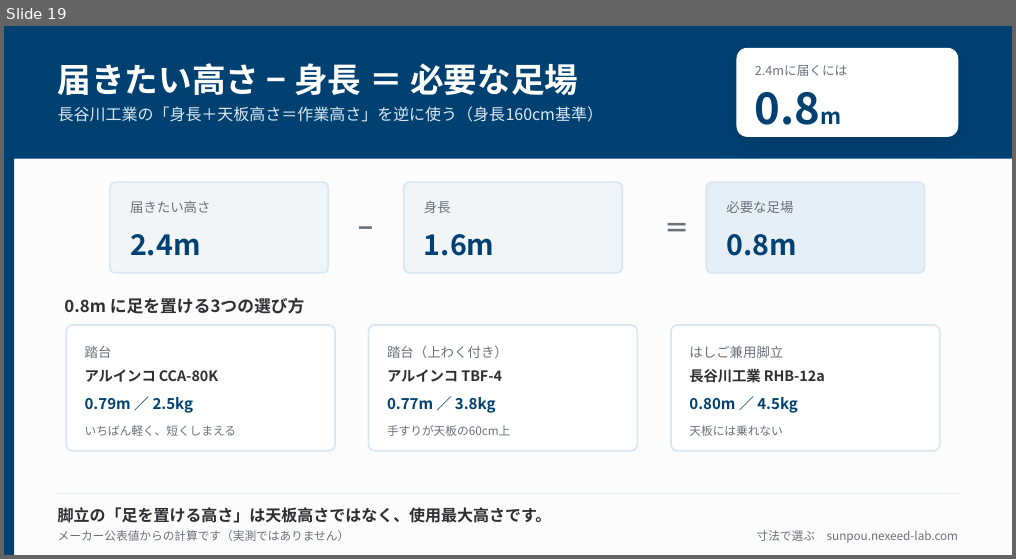
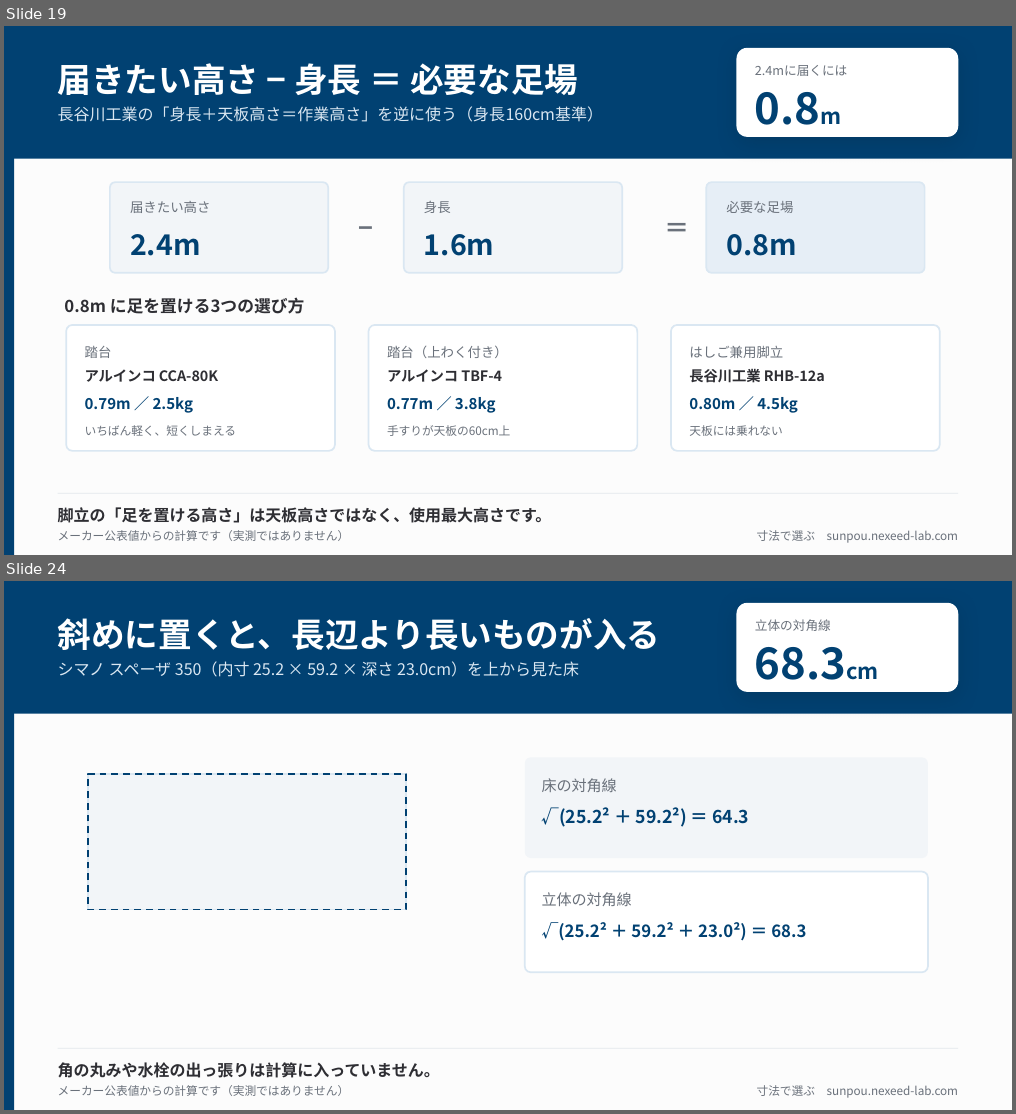
Before and after one commit to oshima0627/sunpou, a slide deck: site/public/img/figures.pptx. Shown one above the other, each under a label of ours: slide 19 before the commit, slides 19 and 24 after it; the slides between them are not shown. The pictures are 1016x559 and 1016x1114 pixels, drawn with LibreOffice and Linux fonts; fonts in the diff are those of the drawing. Boxes give left, top, right and bottom in pixels: in the first picture for what was removed or moved away, otherwise in the second. Text is boxed around its words. In the diff, an @@ line names an element or a change of style, - is before the commit and + after.

```diff
--- a/site/public/img/figures.pptx
+++ b/site/public/img/figures.pptx
@@ slide 24 added at (4, 581, 1012, 1110), background #FFFFFF @@
@@ rectangle added at (4, 581, 1012, 1110), fill #FCFCFC @@
@@ rectangle added at (4, 581, 14, 1110), fill #014172 @@
@@ rectangle added at (4, 581, 1012, 714), fill #014172 @@
@@ rounded rectangle added at (736, 603, 958, 691), fill #FFFFFF @@
@@ text added at (58, 618, 661, 650), 30 pt, text #FFFFFF, bold @@
+斜めに置くと、長辺より長いものが入る
@@ text added at (755, 619, 831, 631), 11.2 pt, text #6A717B @@
+立体の対角線
@@ text added at (58, 661, 579, 677), 14.2 pt, text #DAE7F2 @@
+シマノ スペーザ 350（内寸 25.2 × 59.2 × 深さ 23.0cm）を上から見た床
@@ text added at (755, 647, 846, 680), 39 pt, text #014172, bold @@
+68.3cm
@@ rounded rectangle added at (525, 758, 928, 858), fill #F2F5F8 @@
@@ rectangle added at (88, 775, 406, 910), fill #F2F5F8, outline #DAE7F2 1.5 pt @@
@@ rectangle added at (88, 775, 406, 910), outline #014172 1.5 pt dashed @@
@@ text added at (542, 778, 617, 792), 13.5 pt, text #6A717B @@
+床の対角線
@@ text added at (542, 807, 749, 827), 15.8 pt, text #014172, bold @@
+√(25.2² ＋ 59.2²) ＝ 64.3
@@ rounded rectangle added at (525, 871, 928, 972), fill #FFFFFF, outline #DAE7F2 1.5 pt @@
@@ text added at (542, 892, 632, 906), 13.5 pt, text #6A717B @@
+立体の対角線
@@ text added at (542, 922, 806, 941), 15 pt, text #014172, bold @@
+√(25.2² ＋ 59.2² ＋ 23.0²) ＝ 68.3
@@ rectangle added at (58, 1048, 959, 1049), fill #E2E7EC @@
@@ text added at (58, 1062, 440, 1078), 14.2 pt, text #2E2E33, bold @@
+角の丸みや水栓の出っ張りは計算に入っていません。
@@ text added at (58, 1085, 350, 1096), 10.5 pt, text #6A717B @@
+メーカー公表値からの計算です（実測ではありません）
@@ text added at (757, 1085, 958, 1098), 10.5 pt, text #6A717B @@
+寸法で選ぶ sunpou.nexeed-lab.com
```
Also in this commit, not shown: 5 other slides added, 7 other files.
